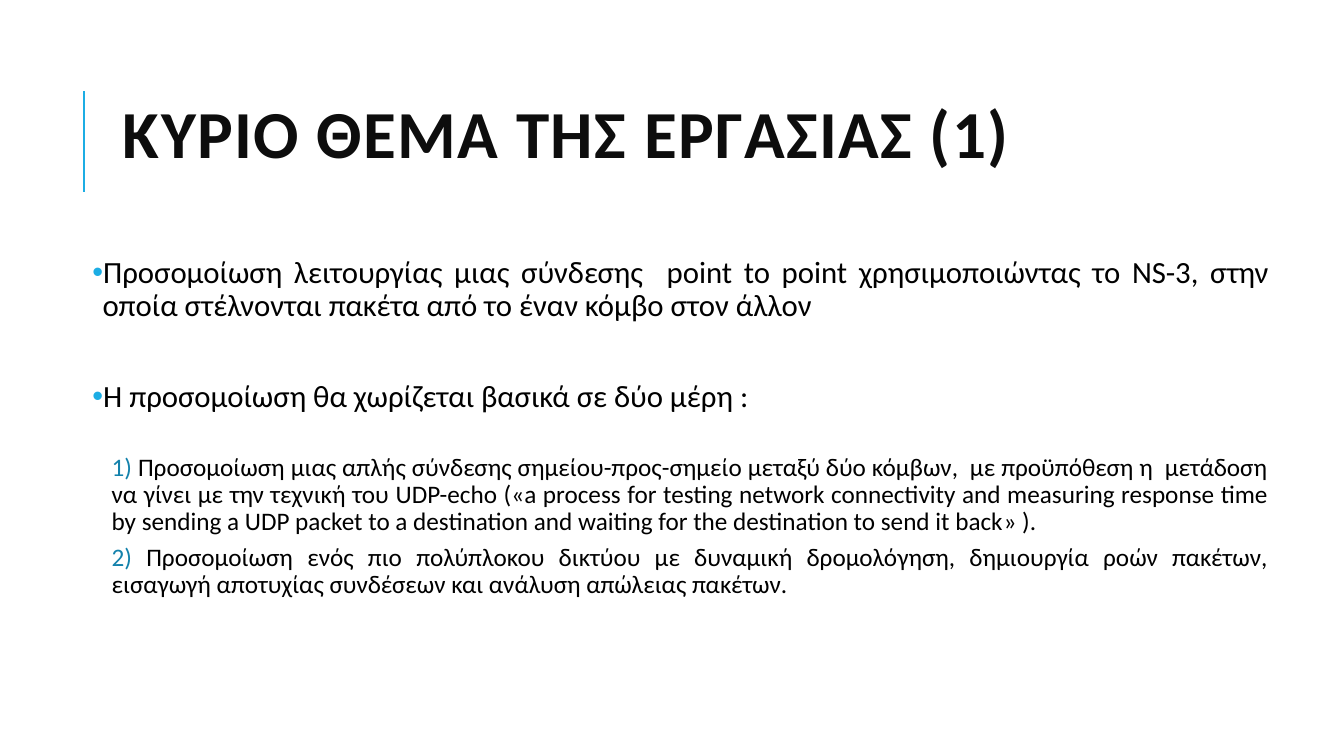
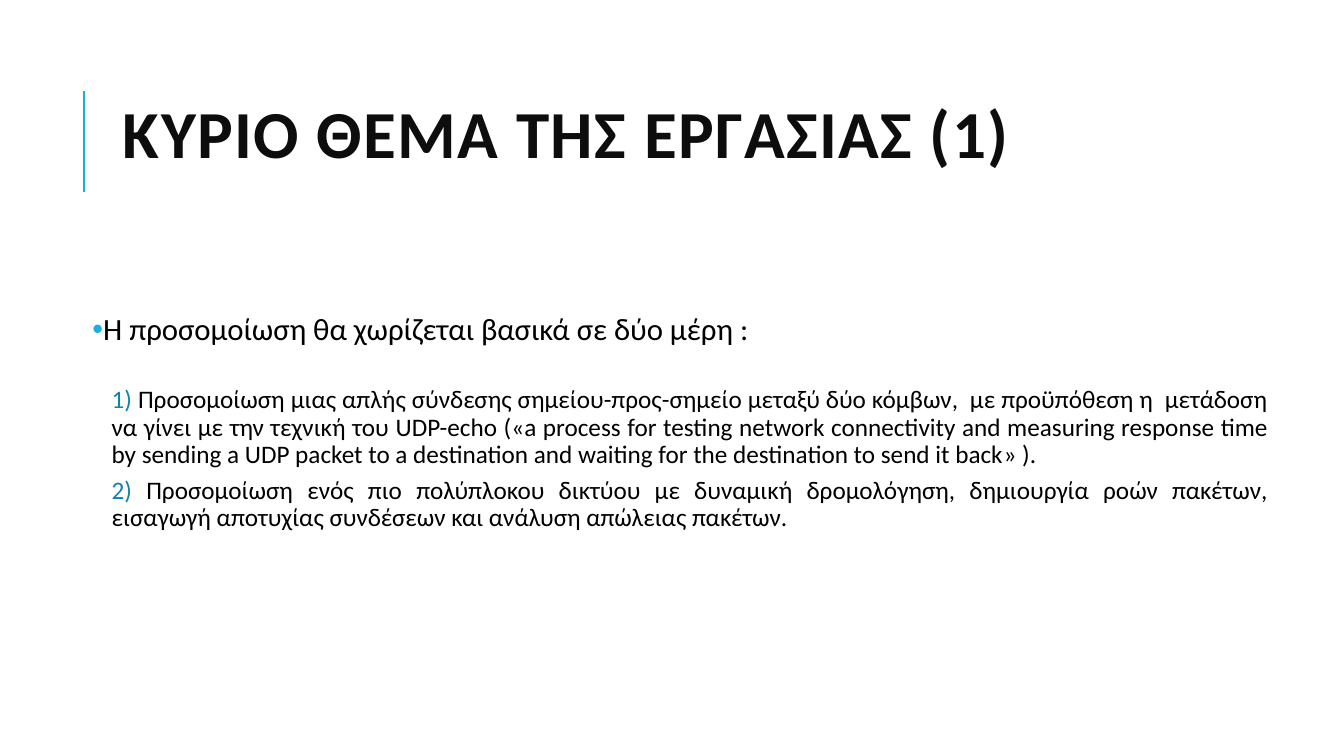
Before and after one commit to grgmyl/Ns3Project, a slide deck: slide 2 of Presentations/Ns-3_presentation_F.pptx. Drawn at 1344x756 pixels with LibreOffice and Linux fonts; fonts in the diff are those of the drawing. Boxes give left, top, right and bottom in pixels: in the first picture for what was removed or moved away, otherwise in the second. Text is boxed around its words. In the diff, an @@ line names an element or a change of style, - is before the commit and + after.

```diff
--- a/Presentations/Ns-3_presentation_F.pptx
+++ b/Presentations/Ns-3_presentation_F.pptx
@@ text at (x1=103, y1=261, x2=1268, y2=322): paragraph removed @@
-• Προσομοίωση λειτουργίας μιας σύνδεσης point to point χρησιμοποιώντας το NS-3, στην οποία στέλνονται πακέτα από το έναν κόμβο στον άλλον
```
Also in this commit, not shown: 2 other slides changed, 1 slide added.
